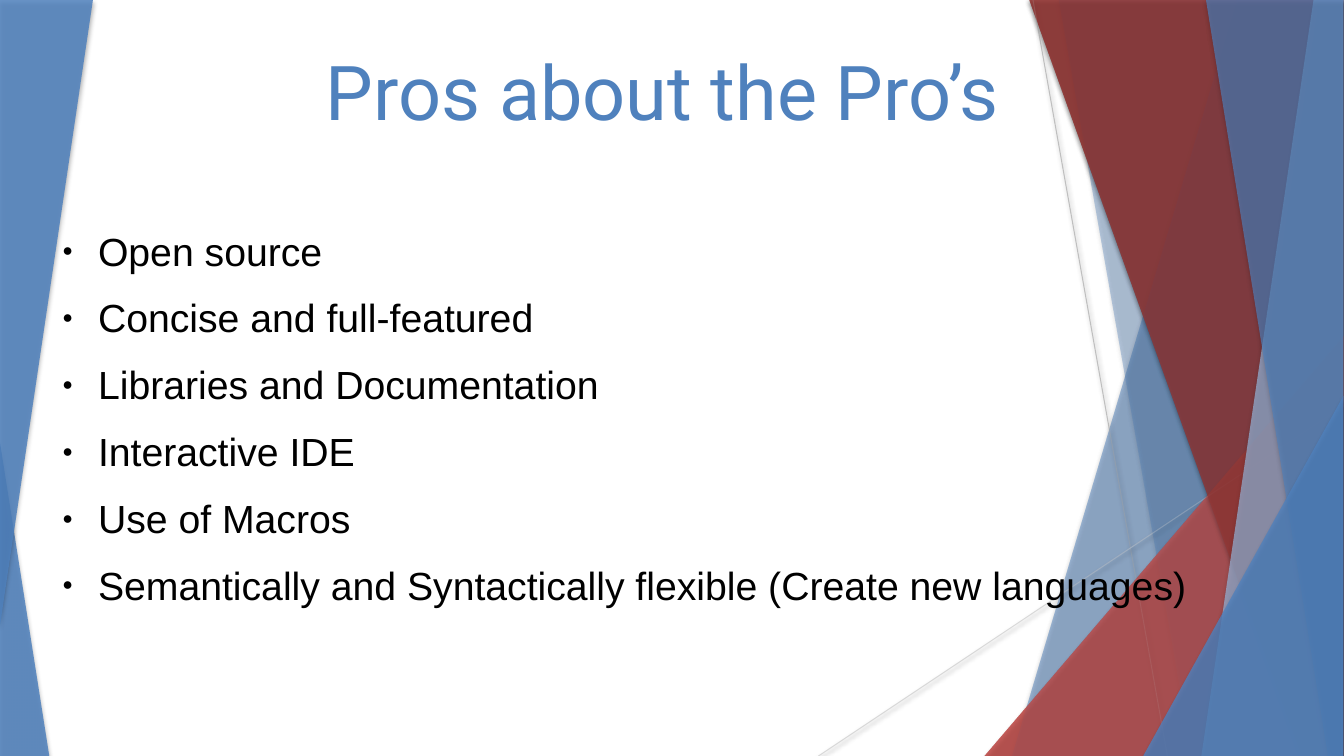
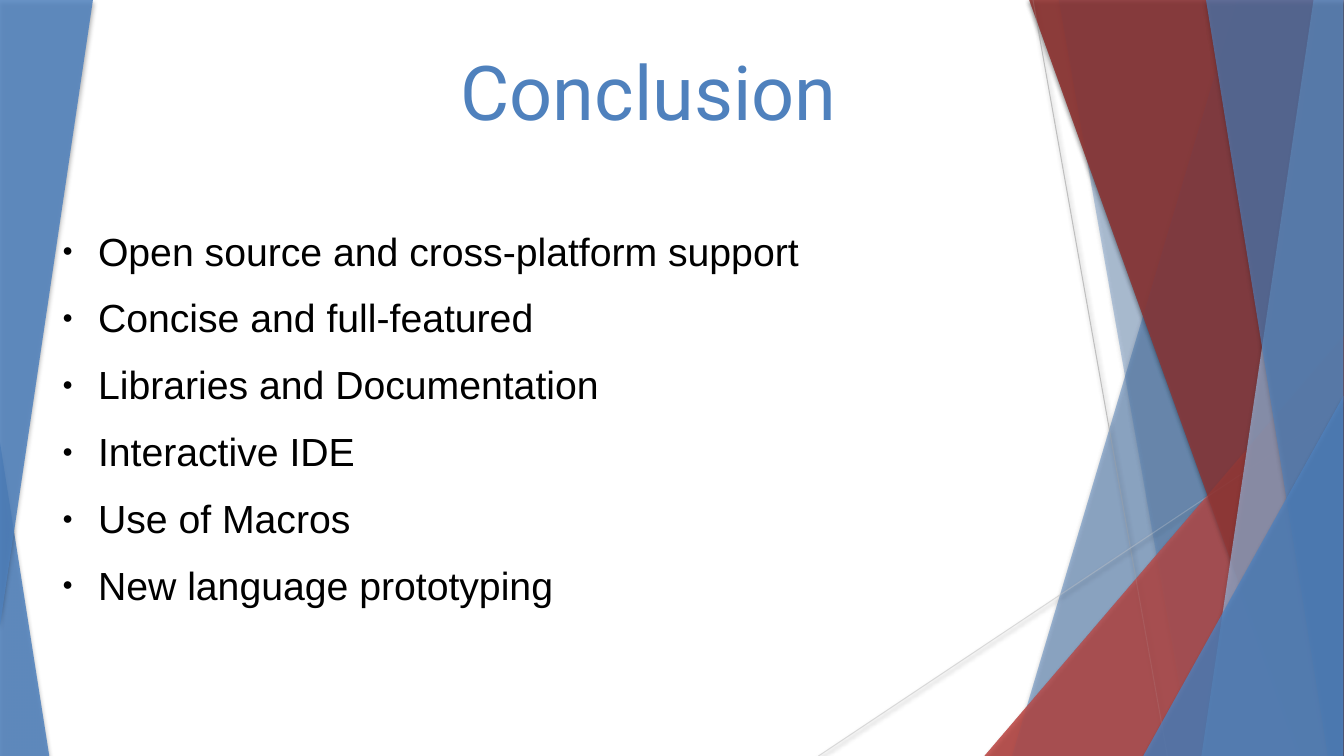
Before and after one commit to stevester94/CSC201_Project, a slide deck: slide 19 of CSC201Sec3Proj3Team4.pptx (slide 18 before the commit). Drawn at 1344x756 pixels with LibreOffice and Linux fonts; fonts in the diff are those of the drawing. Boxes give left, top, right and bottom in pixels: in the first picture for what was removed or moved away, otherwise in the second. Text is boxed around its words. In the diff, an @@ line names an element or a change of style, - is before the commit and + after.

Commit message:
Edited conclusion and demo slide

```diff
--- a/CSC201Sec3Proj3Team4.pptx
+++ b/CSC201Sec3Proj3Team4.pptx
@@ text at (461, 63, 837, 121): text changed @@
-Pros about the Pro’s
+Conclusion
@@ text at (98, 237, 799, 274): text changed @@
-● Open source
+● Open source and cross-platform support
@@ text at (98, 571, 553, 608): text changed @@
-● Semantically and Syntactically flexible (Create new languages)
+● New language prototyping
```
Also in this commit, not shown: 4 other slides changed, 2 slides added, 1 slide removed.
